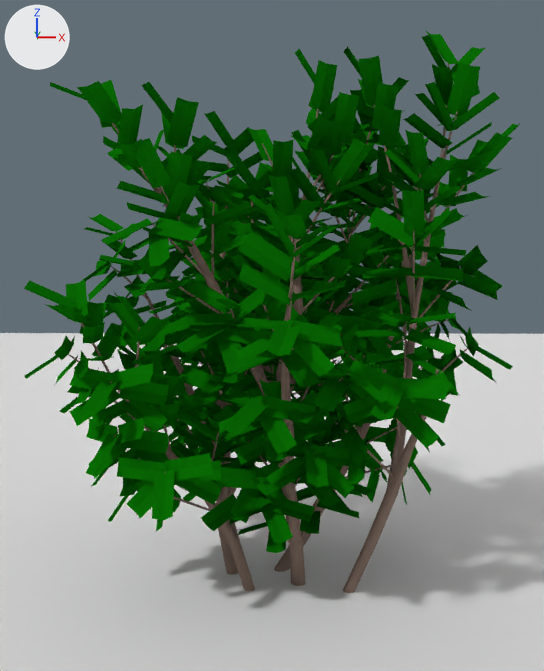
Two versions of the Blender file props/Plants.blend, one commit apart.
Before and after are seen from a camera (50 mm lens) standing at (-0.044, -2.171, 0.864) and looking at (-0.079, 0.168, 0.691). Arrows for +X, +Y and +Z are at upper left; the lights stay in place.

The first picture shows 'Bush1 Branches0', 'Bush1 Branches1', 'Bush1 Branches2', 'Bush1 Branches5', 'Bush1 Leaves0', 'Bush1 Leaves1', 'Bush1 Leaves2', 'Bush1 Leaves4', 'Bush1 Leaves5', 'Plane'.
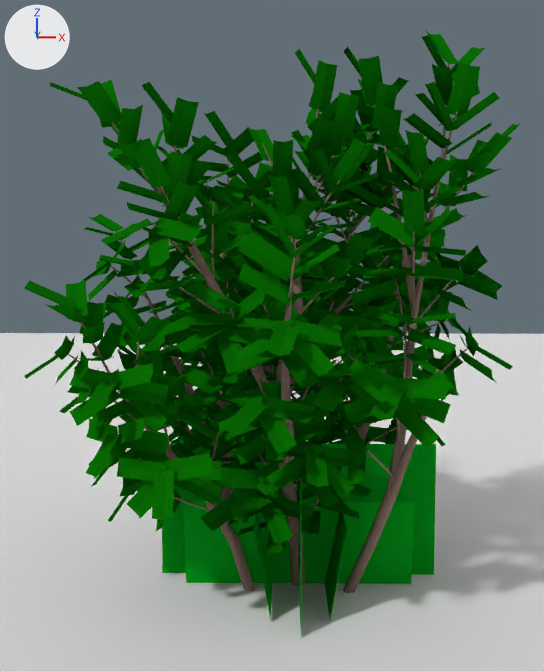
The change, as a diff of the scene's bpy script:
```diff
--- a/props/Plants.blend.py
+++ b/props/Plants.blend.py
@@ ob_grass1__022 @@
 ob_grass1__022.location = (0.0, 0.0, 0.0)
-ob_grass1__022.hide_set(True)  # its collection is switched off
```

Location of each change, [x1, y1, x2, y2] in pixels of the pictures (544 x 671 px):
'Grass1 .022', shown (green): after [162, 443, 436, 627]
